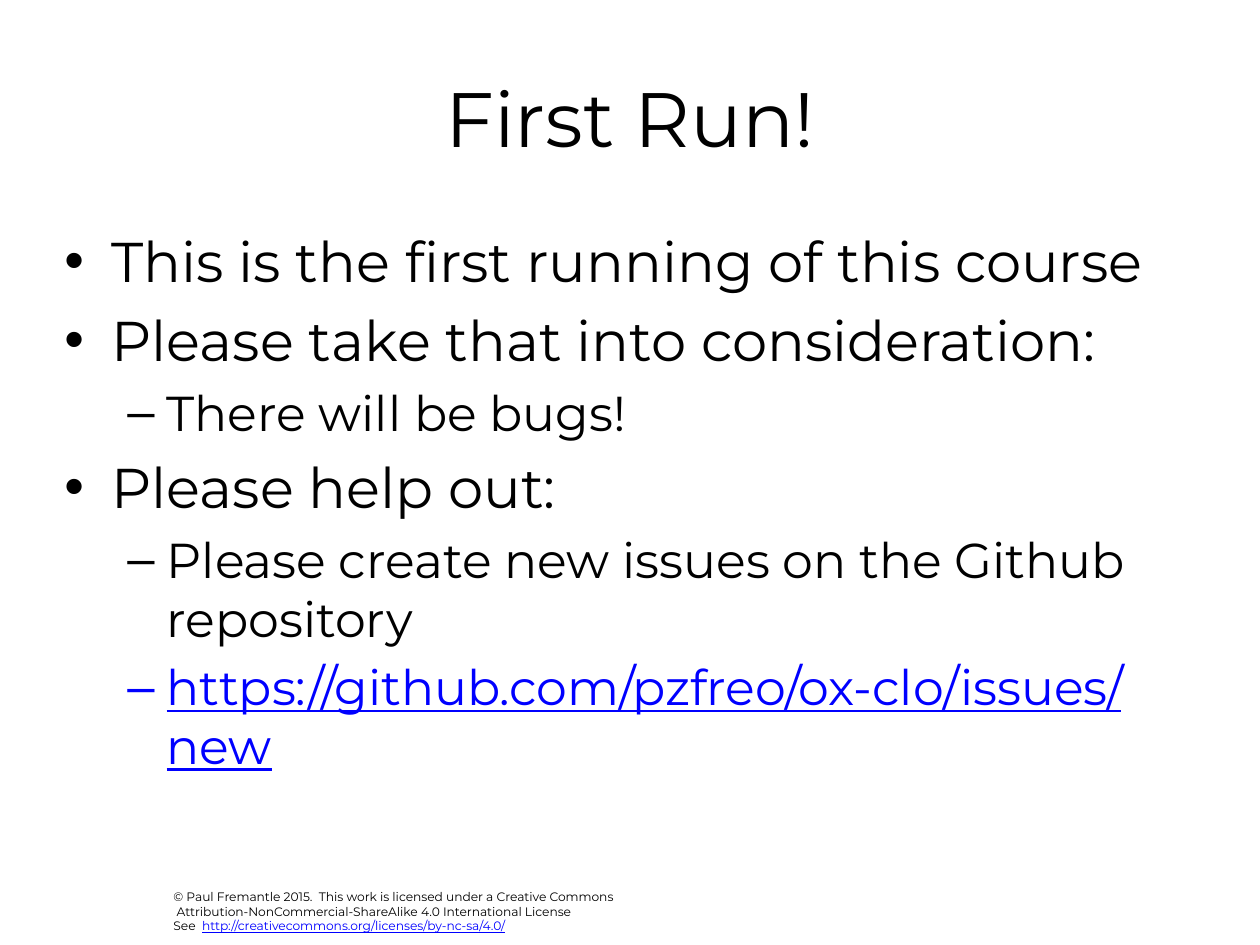
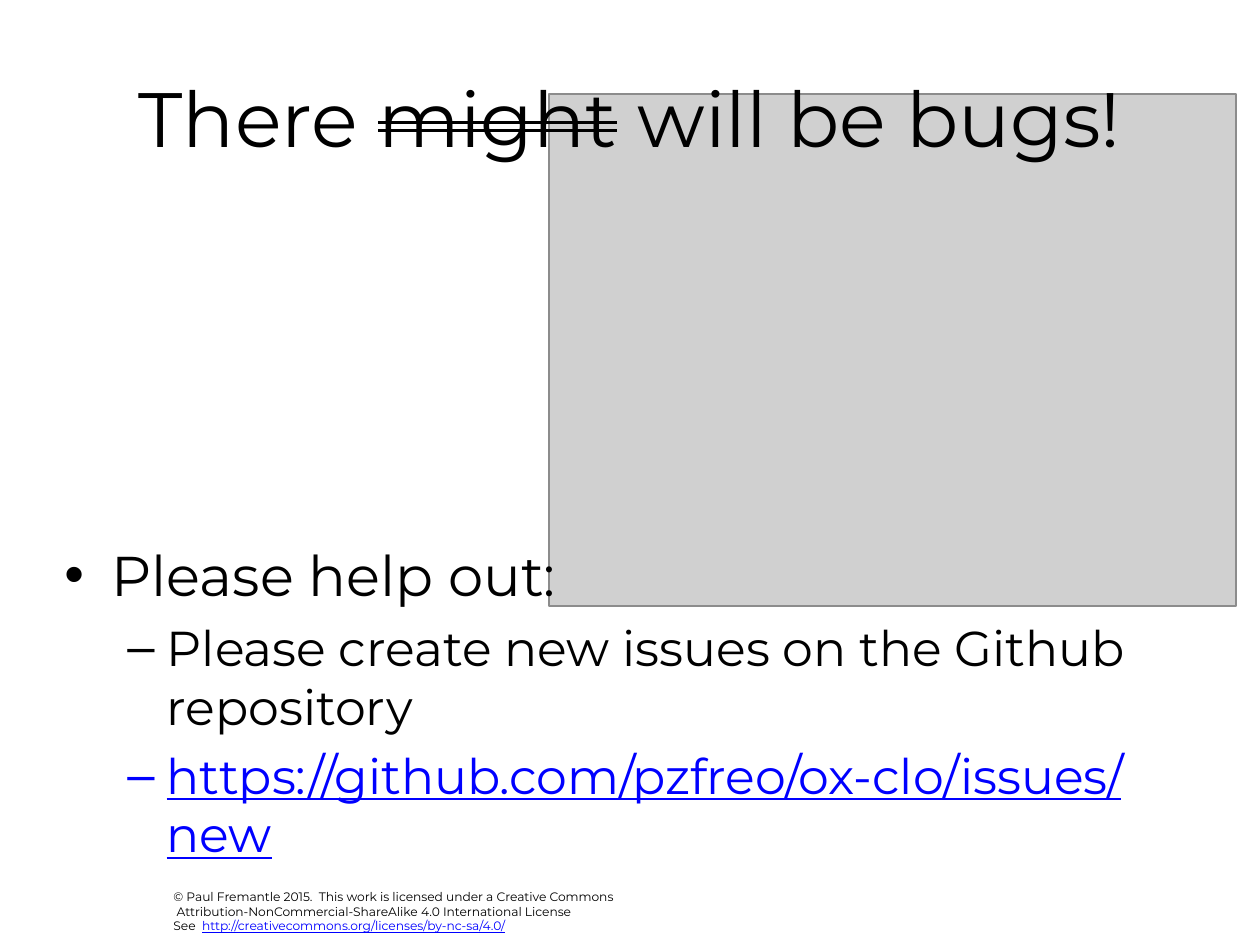
Before and after one commit to pzfreo/ox-clo, a slide deck: slide 13 of pres-source/00-intro.pptx. Drawn at 1260x945 pixels with LibreOffice and Linux fonts; fonts in the diff are those of the drawing; grey boxes stand for pictures; background and template pictures are left out. Boxes give left, top, right and bottom in pixels: in the first picture for what was removed or moved away, otherwise in the second. Text is boxed around its words. In the diff, an @@ line names an element or a change of style, - is before the commit and + after.

Commit message:
slides

```diff
--- a/pres-source/00-intro.pptx
+++ b/pres-source/00-intro.pptx
@@ title at [139,72,1120,165]: text changed @@
-First Run!
+There might will be bugs!
@@ picture added at [549,94,1236,606] @@
@@ text at [112,240,1143,441]: paragraphs removed @@
-• This is the first running of this course
-• Please take that into consideration:
-  – There will be bugs!
```
Also in this commit, not shown: 2 other slides changed, 26 other files.
